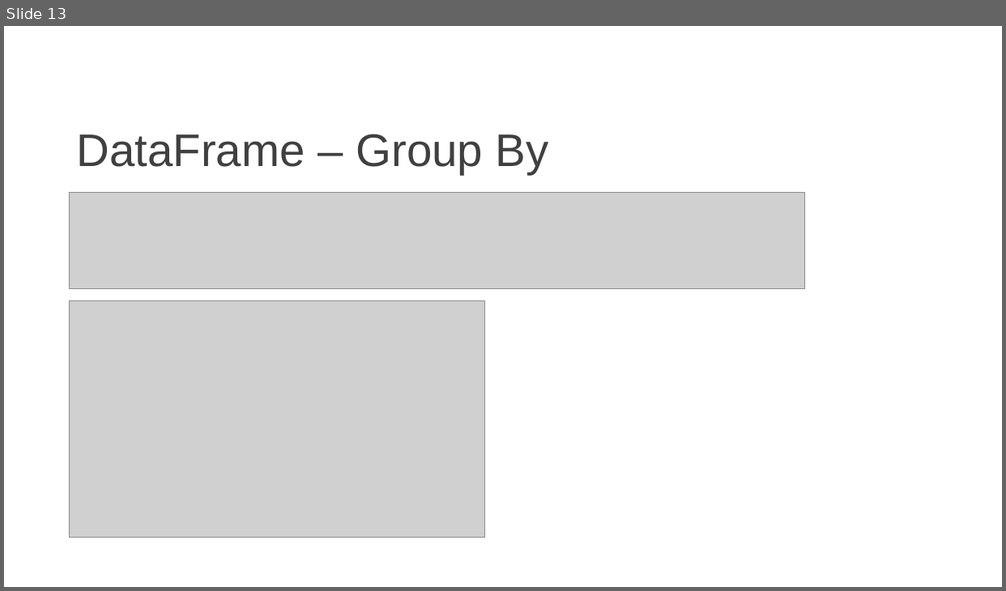
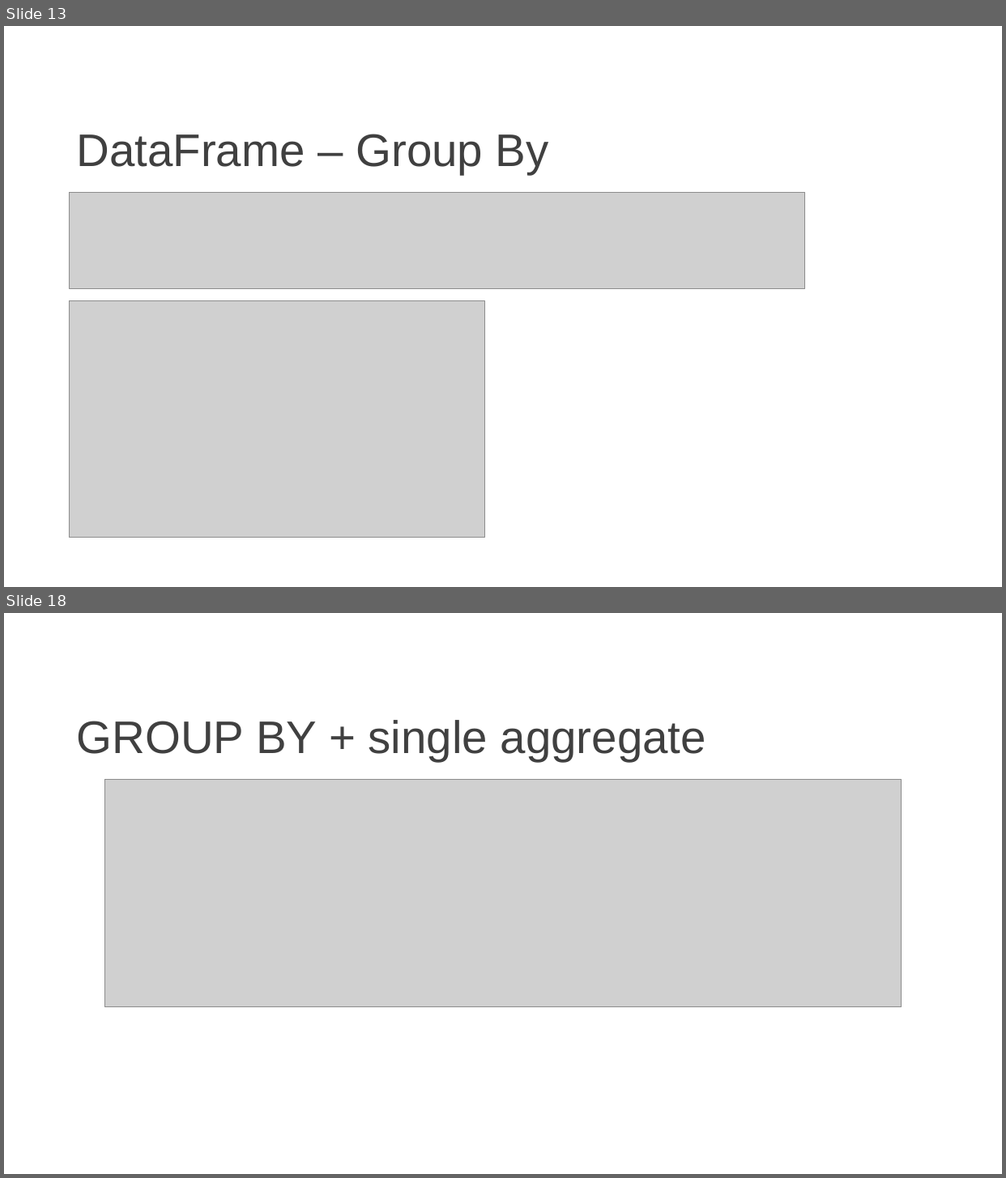
Before and after one commit to ZERRY-000/00-python-pandas-journey, a slide deck: 00-Basic-Pandas.pptx. Shown one above the other, each under a label of ours: slide 13 before the commit, slides 13 and 18 after it; the slides between them are not shown. The pictures are 1006x591 and 1006x1178 pixels, drawn with LibreOffice and Linux fonts; fonts in the diff are those of the drawing; grey boxes stand for pictures. Boxes give left, top, right and bottom in pixels: in the first picture for what was removed or moved away, otherwise in the second. Text is boxed around its words. In the diff, an @@ line names an element or a change of style, - is before the commit and + after.

```diff
--- a/00-Basic-Pandas.pptx
+++ b/00-Basic-Pandas.pptx
@@ slide 18 added at box(4, 613, 1002, 1174), background #FFFFFF @@
@@ text added at box(77, 720, 706, 762), 44 pt, text #404040 @@
+GROUP BY + single aggregate
@@ picture added at box(104, 780, 901, 1007) @@
```
Also in this commit, not shown: 9 other slides added, 5 other files.
